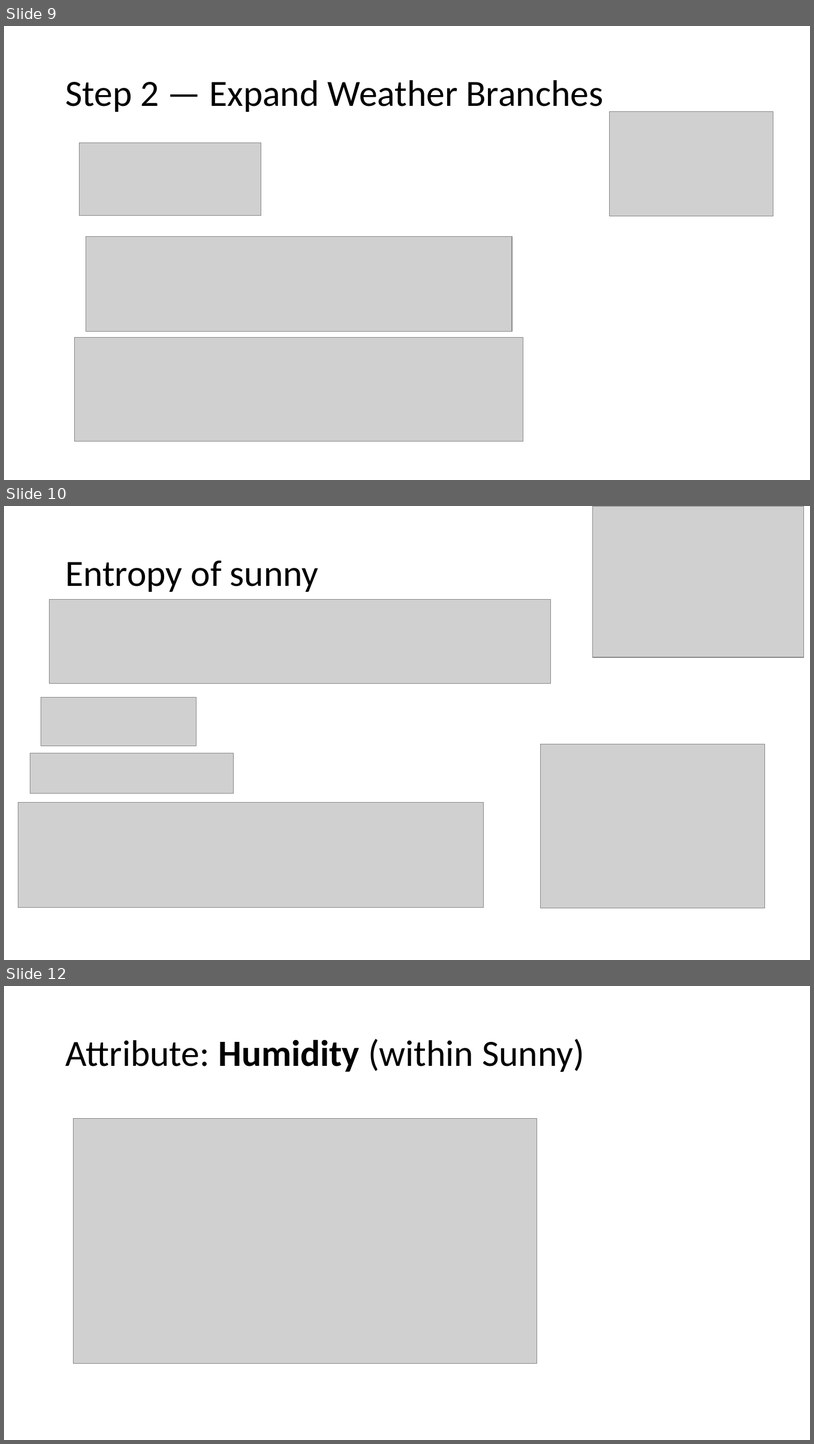
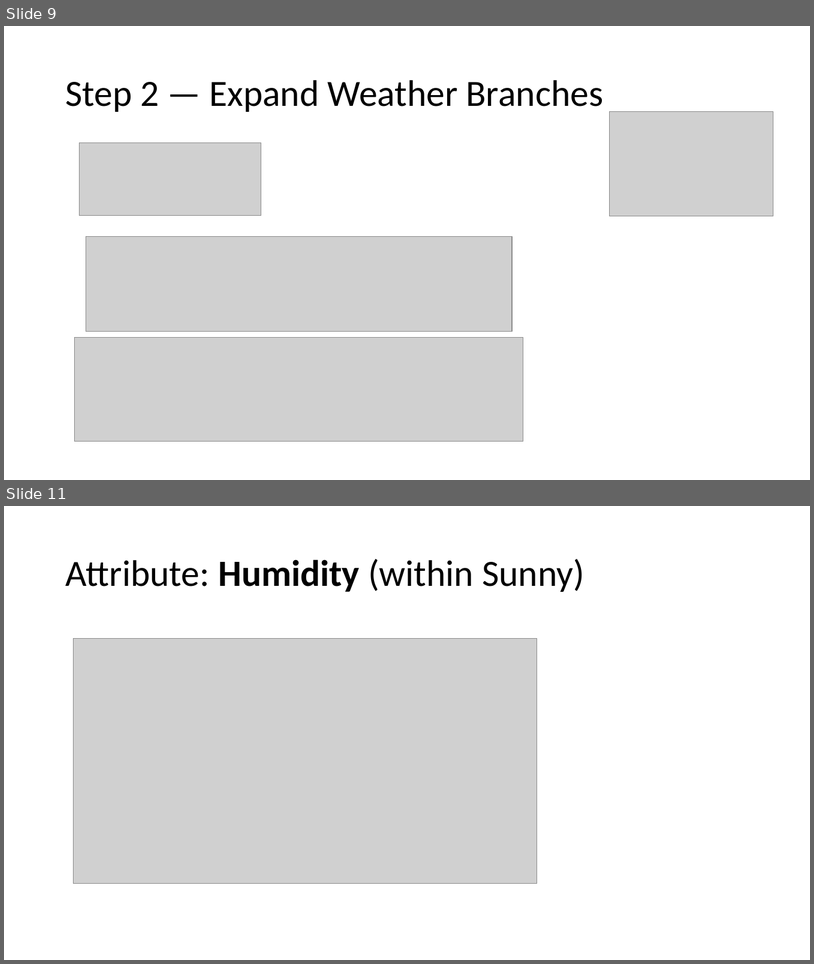
Before and after one commit to safyanch/Introduction-to-Machine-Learning-BS-Fall-25, a slide deck: Decision Tree.pptx. Shown one above the other, each under a label of ours: slides 9, 10 and 12 before the commit, slides 9 and 11 after it; the slides between them are not shown. The pictures are 814x1444 and 814x964 pixels, drawn with LibreOffice and Linux fonts; fonts in the diff are those of the drawing; grey boxes stand for pictures. Boxes give left, top, right and bottom in pixels: in the first picture for what was removed or moved away, otherwise in the second. Text is boxed around its words. In the diff, an @@ line names an element or a change of style, - is before the commit and + after.

```diff
--- a/Decision Tree.pptx
+++ b/Decision Tree.pptx
@@ slide 10 removed at (4,506,810,960), background #FFFFFF @@
@@ picture removed at (593,506,804,657) @@
@@ title removed at (65,560,319,592) @@
-Entropy of sunny
@@ picture removed at (50,600,551,683) @@
@@ picture removed at (41,697,197,745) @@
@@ picture removed at (30,753,234,793) @@
@@ picture removed at (540,744,765,908) @@
@@ picture removed at (18,802,485,907) @@
@@ what was slide 12 is now slide 11 @@
```
Also in this commit, not shown: 5 other files.
